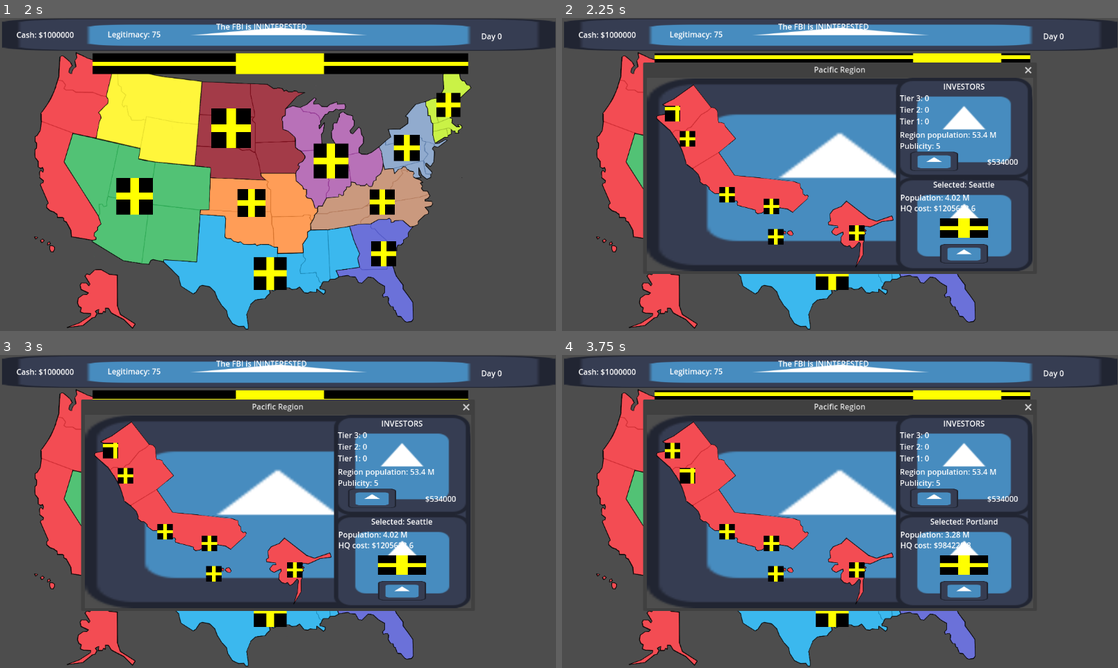
Above: before the commit, frames 1-4 (two rows, left to right).
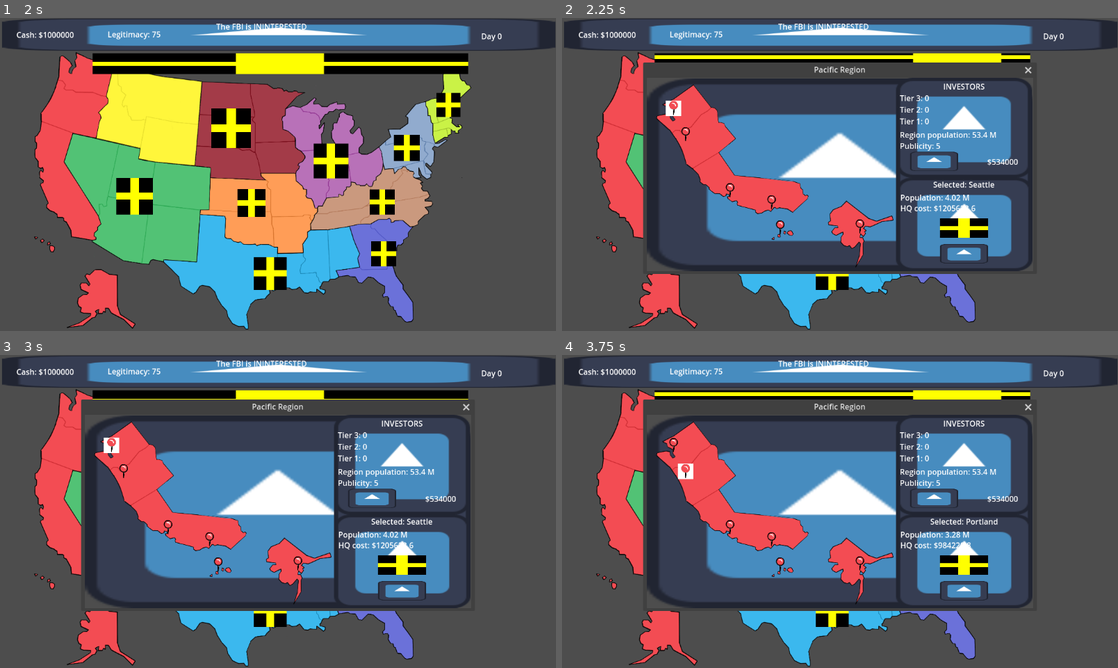
Above: after the commit, the same moments.

Repository: Baconsizzle1738/Pyramid-simulator-sim
Game: Godot game, scene res://Game_Scenes/Main_Menu.tscn
Two runs of this game, one before a commit and one after it. Both use one fixed random seed, a clock stepped at 60 frames per second and the inputs below. The engine's default icon, where the game draws it, is replaced by a stand-in: a white triangle on a blue panel in a dark square.
Inputs (mouse positions are in pixels of both pictures, inside the frame that each line leads up to; where the layout moved, square brackets give the same spot in the first picture):
- Up to frame 1 (2 s): click (283, 205) at 0.5 s; click (283, 193) at 1.25 s
- Up to frame 2 (2.25 s): move the mouse to (623, 165) at 2.02 s; click (623, 165) at 2.17 s
- Up to frame 3 (3 s): click (111, 445) [111, 452] at 2.75 s
- Up to frame 4 (3.75 s): click (684, 470) [689, 477] at 3.5 s

Frame 1 is identical in both runs. In frame 2, 1.0% of the frame differs, in the area x 18-55%, y 26-73%; in frame 3, 1.0%; in frame 4, 1.0%.

Commit message:
city markers

Diff:
--- a/Game_Scenes/Popups/Regions/Pacific_Popup.tscn
+++ b/Game_Scenes/Popups/Regions/Pacific_Popup.tscn
@@ -1,12 +1,13 @@
-[gd_scene load_steps=16 format=3 uid="uid://cg7toqor2aygk"]
+[gd_scene load_steps=17 format=3 uid="uid://cg7toqor2aygk"]
 
 [ext_resource type="Texture2D" uid="uid://d0hcayid81rte" path="res://Assets/Temp/icon.svg" id="1_3ni02"]
 [ext_resource type="Script" path="res://Scripts/Popup_Scripts/Pacific_Popup.gd" id="1_fp6li"]
 [ext_resource type="Texture2D" uid="uid://dg2bti02pie76" path="res://Assets/Temp/placeholder1.png" id="3_8p2ej"]
 [ext_resource type="PackedScene" uid="uid://dmlrmano2ig6n" path="res://Game_Scenes/Popup_Base_Bkgd.tscn" id="3_rc1p1"]
-[ext_resource type="Texture2D" uid="uid://dujsexumthhsn" path="res://Assets/Temp/placeholder2.png" id="4_3g2js"]
 [ext_resource type="ButtonGroup" uid="uid://18mtff06jo8l" path="res://Assets/Button_Groups/Pacific_Cities.tres" id="4_gfrrf"]
 [ext_resource type="Texture2D" uid="uid://dbqur1uqsokte" path="res://Assets/Map_Graphics/Default_State/redRegion_ponziProject.png" id="4_scham"]
+[ext_resource type="Texture2D" uid="uid://wbv1nivhgpa2" path="res://Assets/City_Marker/cityMarker_red.png" id="5_04ajl"]
+[ext_resource type="Texture2D" uid="uid://1oq3622mloap" path="res://Assets/City_Marker/NPcityMarker_red.png" id="6_mkhhq"]
 [ext_resource type="Script" path="res://Scripts/Button_Scripts/Seattle.gd" id="7_3uorx"]
 [ext_resource type="Script" path="res://Scripts/Button_Scripts/Portland.gd" id="8_j3k71"]
 [ext_resource type="PackedScene" uid="uid://efbeq0ykeep8" path="res://Game_Scenes/Player_Icon.tscn" id="8_opc0s"]
@@ -36,14 +37,14 @@
 [node name="Cities" type="Node" parent="."]
 
 [node name="Seattle" type="TextureButton" parent="Cities"]
-offset_left = 37.0
-offset_top = 58.0
-offset_right = 69.0
-offset_bottom = 90.0
-toggle_mode = true
-button_group = ExtResource("4_gfrrf")
-texture_normal = ExtResource("3_8p2ej")
-texture_pressed = ExtResource("4_3g2js")
+offset_left = 39.0
+offset_top = 47.0
+offset_right = 71.0
+offset_bottom = 79.0
+toggle_mode = true
+button_group = ExtResource("4_gfrrf")
+texture_normal = ExtResource("5_04ajl")
+texture_pressed = ExtResource("6_mkhhq")
 ignore_texture_size = true
 stretch_mode = 0
 script = ExtResource("7_3uorx")
@@ -70,14 +71,14 @@
 offset_bottom = -6.0
 
 [node name="Portland" type="TextureButton" parent="Cities"]
-offset_left = 68.0
-offset_top = 110.0
-offset_right = 100.0
-offset_bottom = 142.0
-toggle_mode = true
-button_group = ExtResource("4_gfrrf")
-texture_normal = ExtResource("3_8p2ej")
-texture_pressed = ExtResource("4_3g2js")
+offset_left = 64.0
+offset_top = 101.0
+offset_right = 96.0
+offset_bottom = 133.0
+toggle_mode = true
+button_group = ExtResource("4_gfrrf")
+texture_normal = ExtResource("5_04ajl")
+texture_pressed = ExtResource("6_mkhhq")
 ignore_texture_size = true
 stretch_mode = 0
 script = ExtResource("8_j3k71")
@@ -98,20 +99,20 @@
 [node name="Player" parent="Cities/Portland" instance=ExtResource("8_opc0s")]
 visible = false
 show_behind_parent = true
-offset_left = 14.0
-offset_top = -6.0
-offset_right = 14.0
+offset_left = 15.0
+offset_top = -6.0
+offset_right = 15.0
 offset_bottom = -6.0
 
 [node name="San Francisco" type="TextureButton" parent="Cities"]
-offset_left = 150.0
-offset_top = 226.0
-offset_right = 182.0
-offset_bottom = 258.0
-toggle_mode = true
-button_group = ExtResource("4_gfrrf")
-texture_normal = ExtResource("3_8p2ej")
-texture_pressed = ExtResource("4_3g2js")
+offset_left = 156.0
+offset_top = 217.0
+offset_right = 188.0
+offset_bottom = 249.0
+toggle_mode = true
+button_group = ExtResource("4_gfrrf")
+texture_normal = ExtResource("5_04ajl")
+texture_pressed = ExtResource("6_mkhhq")
 ignore_texture_size = true
 stretch_mode = 0
 script = ExtResource("9_j7ta4")
@@ -139,13 +140,13 @@
 
 [node name="Los Angeles" type="TextureButton" parent="Cities"]
 offset_left = 242.0
-offset_top = 250.0
+offset_top = 242.0
 offset_right = 274.0
-offset_bottom = 282.0
-toggle_mode = true
-button_group = ExtResource("4_gfrrf")
-texture_normal = ExtResource("3_8p2ej")
-texture_pressed = ExtResource("4_3g2js")
+offset_bottom = 274.0
+toggle_mode = true
+button_group = ExtResource("4_gfrrf")
+texture_normal = ExtResource("5_04ajl")
+texture_pressed = ExtResource("6_mkhhq")
 ignore_texture_size = true
 stretch_mode = 0
 script = ExtResource("10_588tl")
@@ -172,14 +173,14 @@
 offset_bottom = -6.0
 
 [node name="Honolulu" type="TextureButton" parent="Cities"]
-offset_left = 251.0
-offset_top = 313.0
-offset_right = 283.0
-offset_bottom = 345.0
-toggle_mode = true
-button_group = ExtResource("4_gfrrf")
-texture_normal = ExtResource("3_8p2ej")
-texture_pressed = ExtResource("4_3g2js")
+offset_left = 260.0
+offset_top = 294.0
+offset_right = 292.0
+offset_bottom = 326.0
+toggle_mode = true
+button_group = ExtResource("4_gfrrf")
+texture_normal = ExtResource("5_04ajl")
+texture_pressed = ExtResource("6_mkhhq")
 ignore_texture_size = true
 stretch_mode = 0
 script = ExtResource("11_fqnm1")
@@ -206,14 +207,14 @@
 offset_bottom = -6.0
 
 [node name="Anchorage" type="TextureButton" parent="Cities"]
-offset_left = 419.0
-offset_top = 305.0
-offset_right = 451.0
-offset_bottom = 337.0
-toggle_mode = true
-button_group = ExtResource("4_gfrrf")
-texture_normal = ExtResource("3_8p2ej")
-texture_pressed = ExtResource("4_3g2js")
+offset_left = 425.0
+offset_top = 292.0
+offset_right = 457.0
+offset_bottom = 324.0
+toggle_mode = true
+button_group = ExtResource("4_gfrrf")
+texture_normal = ExtResource("5_04ajl")
+texture_pressed = ExtResource("6_mkhhq")
 ignore_texture_size = true
 stretch_mode = 0
 script = ExtResource("12_448rl")
@@ -243,27 +244,27 @@
 
 [node name="Seattle" parent="CityHQ" instance=ExtResource("13_lvhlx")]
 visible = false
-position = Vector2(33, 64)
+position = Vector2(45, 72)
 
 [node name="Portland" parent="CityHQ" instance=ExtResource("13_lvhlx")]
 visible = false
-position = Vector2(77, 145)
+position = Vector2(89, 130)
 
 [node name="San Francisco" parent="CityHQ" instance=ExtResource("13_lvhlx")]
 visible = false
-position = Vector2(144, 227)
+position = Vector2(163, 247)
 
 [node name="Los Angeles" parent="CityHQ" instance=ExtResource("13_lvhlx")]
 visible = false
-position = Vector2(236, 261)
+position = Vector2(267, 273)
 
 [node name="Honolulu" parent="CityHQ" instance=ExtResource("13_lvhlx")]
 visible = false
-position = Vector2(247, 343)
+position = Vector2(285, 327)
 
 [node name="Anchorage" parent="CityHQ" instance=ExtResource("13_lvhlx")]
 visible = false
-position = Vector2(450, 299)
+position = Vector2(451, 325)
 
 [node name="Data" type="Control" parent="."]
 layout_mode = 1
Binary file added: Assets/City_Marker/NPcityMarker_red.png
Not shown, added: Assets/City_Marker/NPcityMarker_red.png.import
Binary file added: Assets/City_Marker/cityMarker_blue.png
Not shown, added: Assets/City_Marker/cityMarker_blue.png.import
Binary file added: Assets/City_Marker/cityMarker_brown.png
Not shown, added: Assets/City_Marker/cityMarker_brown.png.import
Binary file added: Assets/City_Marker/cityMarker_darkBlue.png
Not shown, added: Assets/City_Marker/cityMarker_darkBlue.png.import
Binary file added: Assets/City_Marker/cityMarker_darkGreen.png
Not shown, added: Assets/City_Marker/cityMarker_darkGreen.png.import
Binary file added: Assets/City_Marker/cityMarker_indigo.png
Not shown, added: Assets/City_Marker/cityMarker_indigo.png.import
(and 12 more such lines)
